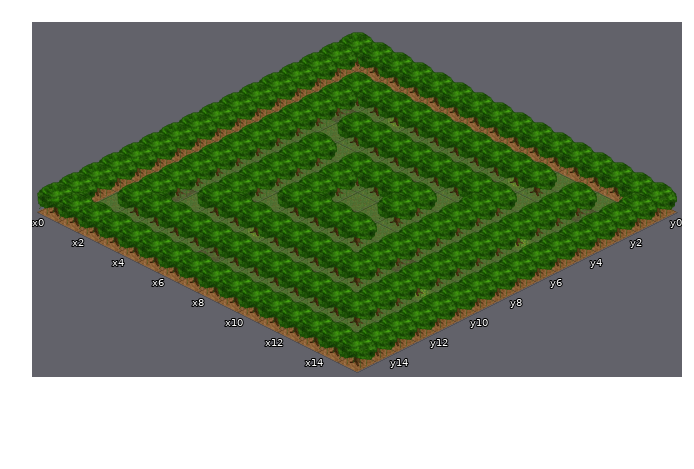
Two states of a Tiled map, 2D/Practica 12 - Isometrico/data/isometric.tmx. That is the earlier state.
Cells are 64x32 px. Isometric: x runs down to the right, y down to the left. Shown: x 0..15, y 0..15.
And afterwards:
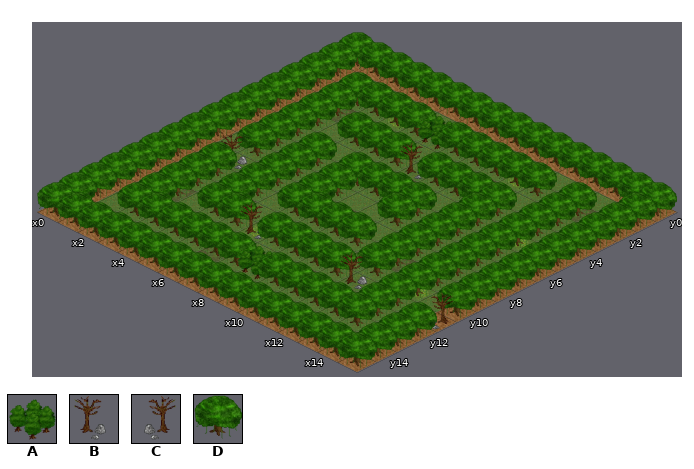
Key: from "Tiles": A 4, B 5, C 6, D 10.
_ is an empty cell, . an unchanged one.
Difference:
--- layer "Tile Layer 2"
@@ x 6..6 @@
- 2 D
+ 2 A
@@ x 7..7 @@
- 4 D
+ 4 B
@@ x 2..2 @@
- 8 D
+ 8 B
@@ x 6..15 @@
-11 D....D...D
+11 B....B...C
@@ x 8..8 @@
-13 D
+13 A
